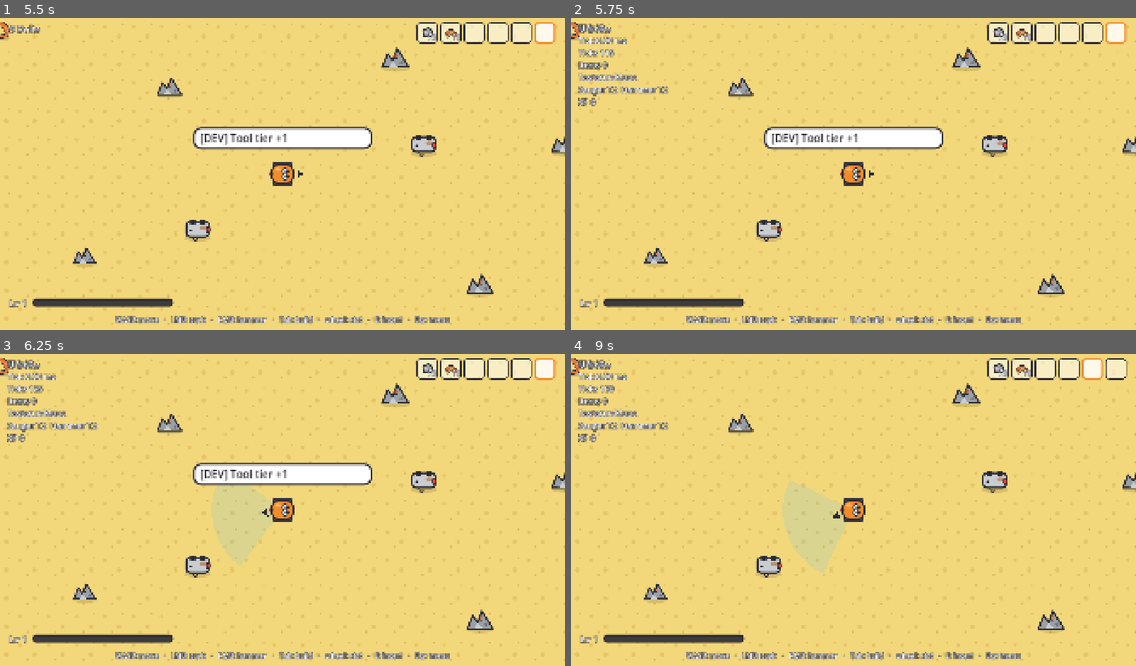
Above: before the commit, frames 1-4 (two rows, left to right).
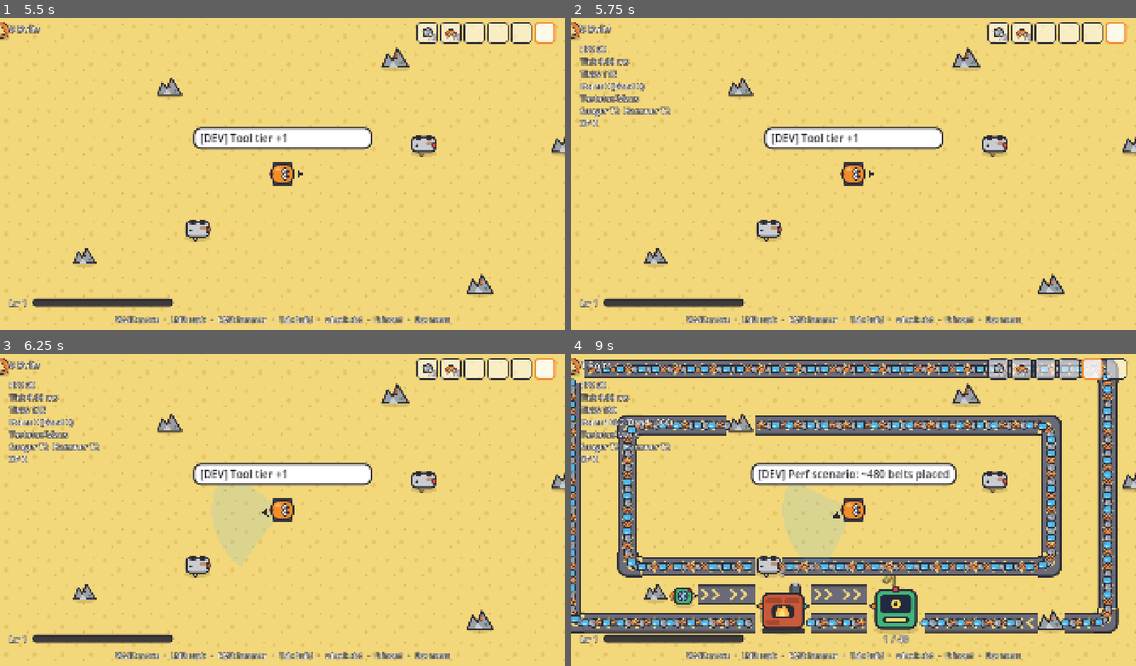
Above: after the commit, the same moments.

Repository: Dean86nz/ScrapEmpire
Game: Godot game, scene res://src/world/main.tscn
The game is run twice, just before and just after one commit, with the same random seed, the same clock (stepped at 60 frames per second) and the same inputs.
Inputs (mouse positions are in pixels of both pictures, inside the frame that each line leads up to):
- Up to frame 1 (5.5 s): tap Enter at 0.5 s; move the mouse to (406, 158) at 0.52 s; hold Right (cursor_right) 0.53-1.25 s; hold E (interact) 0.53-1.25 s; click (406, 158) at 0.67 s; drag from (169, 189) to (254, 236) at 1.27 s; move the mouse to (339, 105) at 2.02 s; hold Right (cursor_right) 2.03-2.75 s; hold Mouse wheel up (hotbar_prev) 2.03-2.75 s; click (339, 105) at 2.17 s; tap E (interact) at 2.3 s; tap Space at 2.75 s; drag from (254, 236) to (113, 127) at 2.77 s; move the mouse to (452, 220) at 3.52 s; hold Left (cursor_left) 3.53-4.25 s; hold E (interact) 3.53-4.25 s; tap T (tech_tree) at 3.6 s; click (452, 220) at 3.67 s; tap F4 (debug_cheat) at 4.15 s; drag from (113, 127) to (197, 96) at 4.27 s; move the mouse to (310, 174) at 5.02 s; hold Down (cursor_down) from 5.03 s (still down); hold E (interact) from 5.03 s (still down); right-click (310, 174) at 5.1 s; click (310, 174) at 5.17 s
- Up to frame 2 (5.75 s): keep holding Down (cursor_down); keep holding E (interact); tap F3 (debug_overlay) at 5.65 s
- Up to frame 3 (6.25 s): release Down (cursor_down) at 5.75 s; release E (interact) at 5.75 s; drag from (197, 432) to (169, 525) at 5.77 s
- Up to frame 4 (9 s): move the mouse to (977, 494) at 6.52 s; hold Up (cursor_up) 6.53-7.25 s; hold E (interact) 6.53-7.25 s; click (977, 494) at 6.67 s; tap F7 (debug_chain, bound only after the commit) at 7.15 s; drag from (740, 525) to (825, 572) at 7.27 s; move the mouse to (910, 441) at 8.02 s; hold Down (cursor_down) 8.03-8.75 s; hold Mouse wheel up (hotbar_prev) 8.03-8.75 s; click (910, 441) at 8.17 s; tap E (interact) at 8.3 s; tap F6 (debug_perf, bound only after the commit) at 8.65 s; drag from (825, 572) to (684, 463) at 8.77 s

Frame 1 is identical in both runs. In frame 2, 2.0% of the frame differs, in the area x 1-18%, y 1-35%; in frame 3, 2.0%; in frame 4, 33%, in the area x 0-97%, y 1-93%.

Commit message:
ms5: Band-Darstellung, MultiMesh-Items, Kurven, Ziehen, Saugstation, Perf- und Ketten-Szenario
Co-Authored-By: Claude Fable 5.1 <noreply@anthropic.com>

Diff:
--- /dev/null
+++ b/assets/sprites/buildings/conveyor.svg
@@ -0,0 +1,9 @@
+<svg xmlns="http://www.w3.org/2000/svg" width="64" height="64" viewBox="0 0 64 64">
+  <!-- Förderband gerade, Laufrichtung rechts -->
+  <rect x="0" y="10" width="64" height="44" fill="#4A4A55"/>
+  <rect x="0" y="14" width="64" height="36" fill="#6B6B78"/>
+  <rect x="0" y="10" width="64" height="4" fill="#2A2A33"/>
+  <rect x="0" y="50" width="64" height="4" fill="#2A2A33"/>
+  <path d="M10 22 L22 32 L10 42" fill="none" stroke="#F2D77B" stroke-width="5" stroke-linecap="round" stroke-linejoin="round"/>
+  <path d="M34 22 L46 32 L34 42" fill="none" stroke="#F2D77B" stroke-width="5" stroke-linecap="round" stroke-linejoin="round"/>
+</svg>
--- /dev/null
+++ b/assets/sprites/buildings/conveyor_turn.svg
@@ -0,0 +1,10 @@
+<svg xmlns="http://www.w3.org/2000/svg" width="64" height="64" viewBox="0 0 64 64">
+  <!-- Förderband Kurve: Zulauf von oben, Ablauf nach rechts (TURN_FROM_LEFT bei Laufrichtung rechts) -->
+  <path d="M10 0 L10 32 A22 22 0 0 0 32 54 L64 54 L64 10 L54 10 A0 0 0 0 0 54 10 L54 10 L54 10 L54 10 Z" fill="#4A4A55"/>
+  <path d="M10 0 L10 32 A22 22 0 0 0 32 54 L64 54 L64 10 L32 10 A0 0 0 0 1 10 0 Z" fill="#4A4A55"/>
+  <path d="M14 0 L14 32 A18 18 0 0 0 32 50 L64 50 L64 14 L32 14 A0 0 0 0 0 14 0 Z" fill="#6B6B78"/>
+  <path d="M10 0 L10 32 A22 22 0 0 0 32 54 L64 54" fill="none" stroke="#2A2A33" stroke-width="4"/>
+  <path d="M54 0 L54 10 L64 10" fill="none" stroke="#2A2A33" stroke-width="4"/>
+  <path d="M26 20 A10 10 0 0 0 36 30" fill="none" stroke="#F2D77B" stroke-width="5" stroke-linecap="round"/>
+  <path d="M44 26 L52 32 L44 38" fill="none" stroke="#F2D77B" stroke-width="5" stroke-linecap="round" stroke-linejoin="round"/>
+</svg>
--- /dev/null
+++ b/assets/sprites/buildings/extractor.svg
@@ -0,0 +1,11 @@
+<svg xmlns="http://www.w3.org/2000/svg" width="64" height="64" viewBox="0 0 64 64">
+  <!-- Saugstation 1×1: Turbine mit Schlauch, Ausgang rechts -->
+  <ellipse cx="32" cy="56" rx="24" ry="6" fill="#000" opacity="0.12"/>
+  <rect x="10" y="18" width="40" height="34" rx="10" fill="#3FB47C" stroke="#2A2A33" stroke-width="4"/>
+  <circle cx="30" cy="35" r="11" fill="#1F2A44" stroke="#2A2A33" stroke-width="3"/>
+  <path d="M30 24 L30 46 M19 35 L41 35 M22 27 L38 43 M38 27 L22 43" stroke="#9ED0F0" stroke-width="2.5"/>
+  <path d="M10 28 C2 28, 2 40, 8 44" fill="none" stroke="#2A2A33" stroke-width="7" stroke-linecap="round"/>
+  <path d="M10 28 C2 28, 2 40, 8 44" fill="none" stroke="#F28C28" stroke-width="3.5" stroke-linecap="round"/>
+  <path d="M50 29 L62 35 L50 41 Z" fill="#F2D77B" stroke="#2A2A33" stroke-width="3" stroke-linejoin="round"/>
+  <circle cx="44" cy="24" r="3.5" fill="#E8453C" stroke="#2A2A33" stroke-width="2"/>
+</svg>
--- a/locale/strings.csv
+++ b/locale/strings.csv
@@ -71,3 +71,7 @@
 QUIP_LEVEL_UP_3,Ich wachse. Nicht körperlich. Innerlich.,I'm growing. Not physically. Inside.
 QUIP_FIRST_CHROME,Chrom! Ich kann mich drin spiegeln. Hübsch.,Chrome! I can see myself in it. Handsome.
 DEBUG_TIER_UP,[DEV] Werkzeug-Stufe +1,[DEV] Tool tier +1
+BLD_CONVEYOR,Förderband,Conveyor belt
+BLD_EXTRACTOR,Saugstation,Suction station
+DEBUG_PERF,[DEV] Perf-Szenario: ~480 Bänder gelegt,[DEV] Perf scenario: ~480 belts placed
+DEBUG_CHAIN,[DEV] Beispielkette unterhalb gebaut,[DEV] Demo chain built below
--- a/project.godot
+++ b/project.godot
@@ -11,7 +11,7 @@
 [application]
 
 config/name="Scrap Empire"
-config/version="0.4.0"
+config/version="0.5.0"
 run/main_scene="res://src/world/main.tscn"
 config/features=PackedStringArray("4.7", "Mobile")
 config/icon="res://icon.svg"
--- a/src/autoload/input_map_setup.gd
+++ b/src/autoload/input_map_setup.gd
@@ -64,6 +64,8 @@
 	# Entwickler
 	"debug_overlay": [_key(KEY_F3)],
 	"debug_cheat": [_key(KEY_F4)],
+	"debug_perf": [_key(KEY_F6)],
+	"debug_chain": [_key(KEY_F7)],
 	"toggle_fullscreen": [_key(KEY_F11)],
 }
 
--- a/src/sim/world.gd
+++ b/src/sim/world.gd
@@ -320,10 +320,13 @@
 				straight = true
 			else:
 				side_feeders.append(a)
+		var old_shape := b.shape
 		b.shape = Conveyor.Shape.STRAIGHT
 		if not straight and side_feeders.size() == 1:
 			var a := side_feeders[0]
 			b.shape = Conveyor.Shape.TURN_FROM_LEFT if a.tile == b.tile + b.left_dir() else Conveyor.Shape.TURN_FROM_RIGHT
+		if b.shape != old_shape:
+			building_changed.emit(b)
 	conveyor_order.clear()
 	var visited: Dictionary = {}
 	for b in belts:
--- a/src/ui/hud/debug_overlay.gd
+++ b/src/ui/hud/debug_overlay.gd
@@ -20,11 +20,16 @@
 	if not visible:
 		return
 	var w := SimClock.world
-	_label.text = "FPS %d\nTick %.2f ms\nTicks %d\nItems %d\n%s\nSauger T%d  Hammer T%d\nXP %d" % [
+	var belt_items := 0
+	for b: Building in w.buildings.values():
+		if b is Conveyor:
+			belt_items += (b as Conveyor).items.size()
+	_label.text = "FPS %d\nTick %.2f ms\nTicks %d\nItems %d (Band %d)\n%s\nSauger T%d  Hammer T%d\nXP %d" % [
 		Engine.get_frames_per_second(),
 		SimClock.last_tick_ms,
 		w.tick_count,
-		w.loose.size() + item_count,
+		w.loose.size() + belt_items + item_count,
+		belt_items,
 		"Gamepad" if InputRouter.is_gamepad else "Tastatur/Maus",
 		w.player.suction_tier, w.player.hammer_tier,
 		w.progression.total_xp,
--- a/src/ui/hud/debug_overlay.tscn
+++ b/src/ui/hud/debug_overlay.tscn
@@ -7,10 +7,10 @@
 script = ExtResource("1")
 
 [node name="Label" type="Label" parent="."]
-offset_left = 24.0
-offset_top = 24.0
-offset_right = 400.0
-offset_bottom = 200.0
+offset_left = 32.0
+offset_top = 96.0
+offset_right = 520.0
+offset_bottom = 400.0
 theme_override_colors/font_color = Color(1, 1, 1, 1)
 theme_override_colors/font_outline_color = Color(0.165, 0.165, 0.2, 1)
 theme_override_constants/outline_size = 8
--- a/src/world/build_cursor.gd
+++ b/src/world/build_cursor.gd
@@ -25,6 +25,8 @@
 var _repeat_timer := 0.0
 var _stick_timer := 0.0
 var _last_dir := Vector2i.ZERO
+## Ziehen von Bändern: zuletzt bebaute Kachel, solange A/LMB gehalten wird.
+var _drag_prev := Vector2i(-9999, -9999)
 
 
 func _ready() -> void:
@@ -97,7 +99,29 @@
 		return
 	_handle_movement(delta)
 	_clamp_tile()
+	_handle_drag()
 	_update_visuals()
+
+
+## Band-Ziehen: A/LMB gehalten und Cursor auf eine Nachbarkachel bewegt → Band in Laufrichtung
+## legen und das vorherige Band mitdrehen.
+func _handle_drag() -> void:
+	if mode != Mode.PLACE or def == null or def.id != "conveyor":
+		return
+	var held := Input.is_action_pressed("interact") or Input.is_mouse_button_pressed(MOUSE_BUTTON_LEFT)
+	if not held:
+		_drag_prev = Vector2i(-9999, -9999)
+		return
+	if _drag_prev.x == -9999 or tile == _drag_prev:
+		return
+	var delta := tile - _drag_prev
+	if absi(delta.x) + absi(delta.y) == 1:
+		rot = Conveyor.DIRS.find(delta)
+		var w := SimClock.world
+		if w.grid.at(_drag_prev) is Conveyor:
+			w.queue_command({"type": "rotate", "tile": _drag_prev, "rot": rot})
+	SimClock.world.queue_command({"type": "place", "def_id": def.id, "tile": tile, "rot": rot})
+	_drag_prev = tile
 
 
 func _handle_movement(delta: float) -> void:
@@ -164,6 +188,7 @@
 	if event.is_action_pressed("interact") or mouse_left:
 		if mode == Mode.PLACE:
 			w.queue_command({"type": "place", "def_id": def.id, "tile": tile, "rot": rot})
+			_drag_prev = tile
 		else:
 			w.queue_command({"type": "remove", "tile": tile})
 		get_viewport().set_input_as_handled()
--- a/src/world/building_view.gd
+++ b/src/world/building_view.gd
@@ -20,6 +20,9 @@
 var _half_h := 64.0
 
 
+const TURN_TEXTURE := "res://assets/sprites/buildings/conveyor_turn.svg"
+
+
 func setup(b: Building) -> void:
 	building_id = b.id
 	_building = b
@@ -27,6 +30,12 @@
 	_sprite.texture = load(b.def.sprite)
 	_sprite.rotation = b.rot * PI / 2.0
 	add_child(_sprite)
+
+	if b is Conveyor:
+		# Bänder liegen unter allem anderen und blockieren Rusty nicht.
+		z_index = -2
+		_refresh_conveyor(b as Conveyor)
+		return
 
 	var shape := CollisionShape2D.new()
 	var rect := RectangleShape2D.new()
@@ -82,8 +91,22 @@
 		_bar_fill.size.x = (BAR_W - 4) * m.progress_fraction()
 
 
+func _refresh_conveyor(c: Conveyor) -> void:
+	_sprite.rotation = c.rot * PI / 2.0
+	if c.shape == Conveyor.Shape.STRAIGHT:
+		_sprite.texture = load(c.def.sprite)
+		_sprite.flip_v = false
+	else:
+		_sprite.texture = load(TURN_TEXTURE)
+		_sprite.flip_v = c.shape == Conveyor.Shape.TURN_FROM_RIGHT
+
+
 func refresh(b: Building) -> void:
 	_building = b
+	if b is Conveyor:
+		_refresh_conveyor(b as Conveyor)
+		return
+	_sprite.rotation = b.rot * PI / 2.0
 	var s := b.summary()
 	if b is Machine:
 		_refresh_machine(s)
--- /dev/null
+++ b/src/world/conveyor_renderer.gd
@@ -0,0 +1,81 @@
+class_name ConveyorRenderer
+extends Node2D
+## Zeichnet alle Items auf allen Bändern per MultiMesh (eine Instanz je Itemtyp).
+## Position = Bandpfad (gerade oder Viertelkreis) an der Stelle offset/256, mit Tick-Interpolation.
+
+const ICON_PX := 28.0
+
+var _world: SimWorld
+var _meshes: Dictionary = {}  # item_id → MultiMeshInstance2D
+var _buffers: Dictionary = {}  # item_id → PackedVector2Array (wiederverwendet)
+
+## Zuletzt gezeichnete Item-Anzahl (für das Debug-Overlay).
+var item_count: int = 0
+
+
+func bind(world: SimWorld) -> void:
+	_world = world
+	z_index = 2
+
+
+func _process(_delta: float) -> void:
+	if _world == null:
+		return
+	for key in _buffers:
+		_buffers[key].clear()
+	var alpha_shift := SimClock.alpha * Conveyor.SPEED
+	var count := 0
+	for b: Building in _world.buildings.values():
+		if not (b is Conveyor):
+			continue
+		var c := b as Conveyor
+		var limit := float(Conveyor.LEN - 1)
+		for it in c.items:
+			var off := minf(float(it["offset"]) + alpha_shift, limit)
+			limit = off - Conveyor.SPACING
+			var item: String = it["item"]
+			if not _buffers.has(item):
+				_buffers[item] = PackedVector2Array()
+			_buffers[item].append(_item_pos(c, off))
+			count += 1
+	item_count = count
+	for item in _buffers:
+		var pts: PackedVector2Array = _buffers[item]
+		var mmi := _mesh_for(item)
+		var mm := mmi.multimesh
+		if mm.instance_count < pts.size():
+			mm.instance_count = maxi(pts.size(), maxi(mm.instance_count * 2, 64))
+		mm.visible_instance_count = pts.size()
+		for i in pts.size():
+			mm.set_instance_transform_2d(i, Transform2D(0.0, pts[i]))
+
+
+func _mesh_for(item: String) -> MultiMeshInstance2D:
+	if _meshes.has(item):
+		return _meshes[item]
+	var mmi := MultiMeshInstance2D.new()
+	var mm := MultiMesh.new()
+	mm.transform_format = MultiMesh.TRANSFORM_2D
+	var quad := QuadMesh.new()
+	quad.size = Vector2(ICON_PX, ICON_PX)
+	mm.mesh = quad
+	mm.instance_count = 64
+	mm.visible_instance_count = 0
+	mmi.multimesh = mm
+	mmi.texture = DataRegistry.item_icon(item)
+	add_child(mmi)
+	_meshes[item] = mmi
+	return mmi
+
+
+## Weltposition eines Items auf dem Band bei offset (0..255).
+static func _item_pos(c: Conveyor, off: float) -> Vector2:
+	var t := off / float(Conveyor.LEN)
+	var center := Vector2(c.center_px())
+	var d := Vector2(c.dir())
+	if c.shape == Conveyor.Shape.STRAIGHT:
+		return center - d * 32.0 + d * 64.0 * t
+	var s := Vector2(c.left_dir()) if c.shape == Conveyor.Shape.TURN_FROM_LEFT else Vector2(c.right_dir())
+	var corner := center + s * 32.0 + d * 32.0
+	var theta := t * PI / 2.0
+	return corner + (-d * 32.0) * cos(theta) + (-s * 32.0) * sin(theta)
--- a/src/world/main.gd
+++ b/src/world/main.gd
@@ -63,6 +63,12 @@
 	if InputRouter.context == InputRouter.Context.GAME and event.is_action_pressed("build_menu"):
 		_build_menu.open()
 		get_viewport().set_input_as_handled()
+	elif event.is_action_pressed("debug_perf"):
+		debug_scenario("perf")
+		get_viewport().set_input_as_handled()
+	elif event.is_action_pressed("debug_chain"):
+		debug_scenario("chain")
+		get_viewport().set_input_as_handled()
 	elif event.is_action_pressed("debug_cheat"):
 		# Dev-Cheat bis MS6 (Skilltree): Werkzeug-Stufen +1, etwas Material.
 		_world.player.suction_tier = mini(_world.player.suction_tier + 1, 5)
@@ -71,6 +77,46 @@
 		_world.player.inventory.add("copper", 10)
 		EventBus.quip.emit("DEBUG_TIER_UP")
 		get_viewport().set_input_as_handled()
+
+
+## Dev-Szenarien (kostenlos platziert): "chain" = Haufen → Saugstation → Band → Ofen → Band → Terminal
+## unterhalb des Starts; "perf" = ~480 Bänder in Schleifen mit ~1.900 Items für den FPS-Test.
+func debug_scenario(name: String) -> void:
+	match name:
+		"chain":
+			_world.place_free("extractor", Vector2i(14, 18), 0)
+			for x in [15, 16]:
+				_world.place_free("conveyor", Vector2i(x, 18), 0)
+			_world.place_free("furnace", Vector2i(17, 18), 0)
+			for x in [19, 20]:
+				_world.place_free("conveyor", Vector2i(x, 18), 0)
+			_world.place_free("sell_terminal", Vector2i(21, 18), 0)
+			EventBus.quip.emit("DEBUG_CHAIN")
+		"perf":
+			var kinds := ["scrap", "copper", "plastic"]
+			var n := 0
+			for k in 6:
+				var x0 := 2 + 2 * k
+				var y0 := 2 + 2 * k
+				var x1 := 37 - 2 * k
+				var y1 := 27 - 2 * k
+				var ring: Array = []
+				for x in range(x0, x1):
+					ring.append([Vector2i(x, y0), 0])
+				for y in range(y0, y1):
+					ring.append([Vector2i(x1, y), 1])
+				for x in range(x1, x0, -1):
+					ring.append([Vector2i(x, y1), 2])
+				for y in range(y1, y0, -1):
+					ring.append([Vector2i(x0, y), 3])
+				for entry in ring:
+					var c := _world.place_free("conveyor", entry[0], entry[1])
+					if c == null:
+						continue
+					for i in 4:
+						(c as Conveyor).try_insert(kinds[(n + i) % 3], i * Conveyor.SPACING)
+						n += 1
+			EventBus.quip.emit("DEBUG_PERF")
 
 
 func _on_level_up(_level: int, _points: int) -> void:
--- a/src/world/world_view.gd
+++ b/src/world/world_view.gd
@@ -7,11 +7,14 @@
 var _loose_views: Dictionary = {}     # loose id → LooseItemView
 var _building_views: Dictionary = {}  # building id → BuildingView
 var _player: Node2D
+var conveyor_renderer := ConveyorRenderer.new()
 
 
 func bind(world: SimWorld, player: Node2D) -> void:
 	_world = world
 	_player = player
+	add_child(conveyor_renderer)
+	conveyor_renderer.bind(world)
 	for n: ResourceNode in world.nodes.values():
 		_on_node_added(n)
 	for item: LooseItem in world.loose.values():
--- a/tests/screenshot.gd
+++ b/tests/screenshot.gd
@@ -56,6 +56,8 @@
 				"tier":
 					clock.world.player.suction_tier = int(kv[1])
 					clock.world.player.hammer_tier = int(kv[1])
+				"scenario":  # scenario=chain | perf (siehe Main.debug_scenario)
+					current_scene.debug_scenario(kv[1])
 				_:
 					clock.world.player.inventory.add(kv[0], int(kv[1]))
 	for step in _sequence:
Not shown, added: assets/sprites/buildings/conveyor.svg.import
Not shown, added: assets/sprites/buildings/conveyor_turn.svg.import
Not shown, added: assets/sprites/buildings/extractor.svg.import
Not shown, added: src/world/conveyor_renderer.gd.uid
Not shown, changed: CHANGELOG.md
Not shown, changed: TODO.md
Not shown, changed: docs/01_GDD.md
Not shown, changed: docs/superpowers/plans/2026-10-25-ms5-foerderbaender.md
